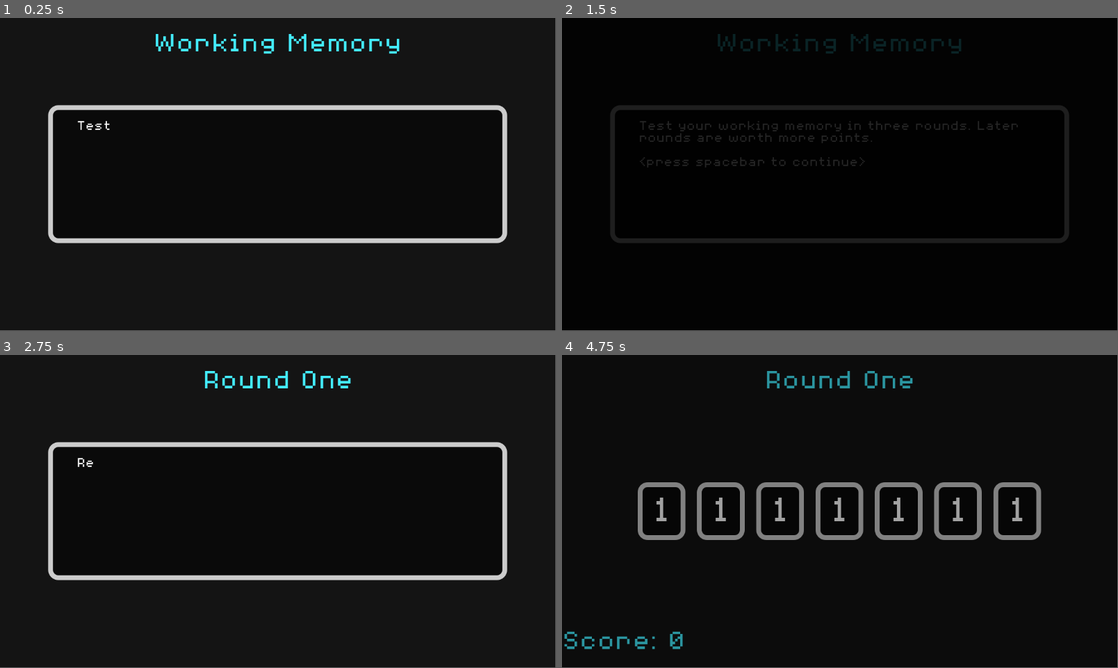
Above: before the commit, frames 1-4 (two rows, left to right).
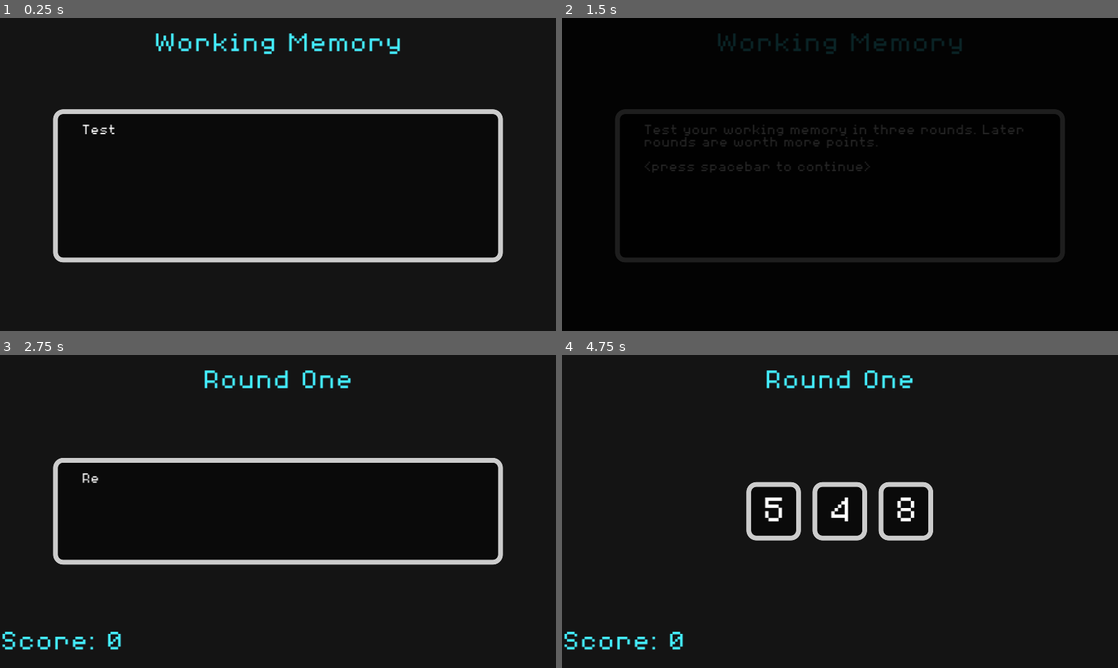
Above: after the commit, the same moments.

Repository: bblodget/WorkingMemory
Game: Godot game, scene res://Main.tscn
Same seed, same stepped clock (60 frames per second), same inputs: the game is played once before the commit and once after it.
Inputs:
- Up to frame 1 (0.25 s): no input
- Up to frame 2 (1.5 s): tap Enter (ui_accept) at 0.5, 0.6, 0.77, 1.07, 1.35 s
- Up to frame 3 (2.75 s): tap Enter (ui_accept) at 1.52, 1.82, 2.1 s
- Up to frame 4 (4.75 s): tap Enter (ui_accept) at 2.85, 3.02, 3.32, 3.6, 3.77, 4.07, 4.35, 4.52 s
In our replay, the window is 799x449 before the commit and 800x450 after it. These sizes can differ from the game's own. Grey fills any space a smaller window leaves; there, only what the larger window draws over its background counts as a difference.

The runs differ from the first frame. In frame 1, 7.4% of the frame differs, in the area x 8-92%, y 4-79%; in frame 2, 6.4%; in frame 3, 7.7%, in the area x 0-92%, y 4-95%; in frame 4, 6.2%.

Commit message:
Fixed textbox formating

Diff:
--- a/GameScene.gd
+++ b/GameScene.gd
@@ -1,6 +1,9 @@
 extends "res://BasicScene.gd"
 
+@onready var instruction_container : MarginContainer = $CanvasLayer/MarginContainer/Rows/MarginContainer
+@onready var instructions : MarginContainer = $CanvasLayer/MarginContainer/Rows/MarginContainer/Textbox2
 
+@onready var numbers : HBoxContainer = $CanvasLayer/MarginContainer/Rows/Numbers
 @onready var digit0 : MarginContainer = $CanvasLayer/MarginContainer/Rows/Numbers/Digit0
 @onready var digit1 : MarginContainer = $CanvasLayer/MarginContainer/Rows/Numbers/Digit1
 @onready var digit2 : MarginContainer = $CanvasLayer/MarginContainer/Rows/Numbers/Digit2
@@ -9,24 +12,36 @@
 @onready var digit5 : MarginContainer = $CanvasLayer/MarginContainer/Rows/Numbers/Digit5
 @onready var digit6 : MarginContainer = $CanvasLayer/MarginContainer/Rows/Numbers/Digit6
 
+@onready var digit_label0 : Label = $CanvasLayer/MarginContainer/Rows/Numbers/Digit0/MarginContainer/HBoxContainer/Value
+@onready var digit_label1 : Label = $CanvasLayer/MarginContainer/Rows/Numbers/Digit1/MarginContainer/HBoxContainer/Value
+@onready var digit_label2 : Label = $CanvasLayer/MarginContainer/Rows/Numbers/Digit2/MarginContainer/HBoxContainer/Value
+@onready var digit_label3 : Label = $CanvasLayer/MarginContainer/Rows/Numbers/Digit3/MarginContainer/HBoxContainer/Value
+@onready var digit_label4 : Label = $CanvasLayer/MarginContainer/Rows/Numbers/Digit4/MarginContainer/HBoxContainer/Value
+@onready var digit_label5 : Label = $CanvasLayer/MarginContainer/Rows/Numbers/Digit5/MarginContainer/HBoxContainer/Value
+@onready var digit_label6 : Label = $CanvasLayer/MarginContainer/Rows/Numbers/Digit6/MarginContainer/HBoxContainer/Value
 
-var digit : Array = [
-	digit0, digit1, digit2, digit3,
-	digit4, digit5, digit6
-]
+
+var digit : Array = []
+var digit_label : Array = []
+var digit_value : Array = [0, 0, 0, 0, 0, 0, 0]
 
 var score : int = 0
 var num_digits : int = 3
 
+var enable : bool = false
+
+const MAX_DIGITS = 7
+
 enum State {
+	INSTRUCTIONS,
+	WAIT,
 	SELECT,
-	SHOW,
 	HIDE,
 	INPUT,
 	FINISHED
 }
 
-var current_state : State = State.SELECT
+var current_state : State = State.INSTRUCTIONS
 
 enum Round {
 	NORMAL,
@@ -36,9 +51,31 @@
 
 var current_round : Round = Round.NORMAL
 
+var tween : Tween
+
 # Called when the node enters the scene tree for the first time.
 func _ready():
-	pass
+	randomize()  # Seed the random number generator
+
+	instructions.textbox_close.connect(_on_textbox_close)
+
+	digit.append(digit0)
+	digit.append(digit1)
+	digit.append(digit2)
+	digit.append(digit3)
+	digit.append(digit4)
+	digit.append(digit5)
+	digit.append(digit6)
+
+	digit_label.append(digit_label0)
+	digit_label.append(digit_label1)
+	digit_label.append(digit_label2)
+	digit_label.append(digit_label3)
+	digit_label.append(digit_label4)
+	digit_label.append(digit_label5)
+	digit_label.append(digit_label6)
+
+	#start_scene()
 
 
 #func _on_begin_button_pressed():
@@ -55,4 +92,82 @@
 
 
 func start_scene():
-	pass
+	current_state = State.INSTRUCTIONS
+	current_round = Round.NORMAL
+	enable = true
+
+
+func _process(delta):
+	match current_state:
+		State.INSTRUCTIONS:
+			if enable:
+				_show_instructions()
+		State.WAIT:
+			pass
+		State.SELECT:
+			_select_number()
+		State.HIDE:
+			pass
+
+func _show_instructions():
+	match current_round:
+		Round.NORMAL:
+			instructions.queue_text(
+		"Remember the digits in the boxes as they fade away. " +
+		"As each box is highlighted type the number that was in the box. " +
+		"Each digit is worth 10 points. " +
+		"\n\n<press spacebar to continue>")
+
+		Round.PLUS_ONE:
+			instructions.queue_text(
+		"Same as round one, but this time add 1 modulo 10, " +
+		"to each digit.  For example if the digits are 7 8 9, " +
+		"the correct response is 8 9 0. " +
+		"Each digit is worth 20 points. " +
+		"\n\n<press spacebar to continue>")
+
+		Round.PLUS_THREE:
+			instructions.queue_text(
+		"Same as round two, but this time add 3 modulo 10, " +
+		"to each digit.  For example if the digits are 7 8 9, " +
+		"the correct response is 0 1 2. " +
+		"Each digit is worth 30 points. " +
+		"\n\n<press spacebar to continue>")
+
+	instruction_container.visible = true
+	numbers.visible = false
+
+	instructions.visible = true
+	instructions.enable = true
+	current_state = State.WAIT
+
+
+func _on_textbox_close():
+	instructions.visible = false
+	instructions.enable = false
+	current_state = State.SELECT
+
+func _select_number():
+	instruction_container.visible = false
+	numbers.visible = true
+
+	for i in range(MAX_DIGITS):
+		if i < num_digits:
+			digit[i].visible = true
+			digit_value[i] = randi() % 10
+			digit_label[i].text = str(digit_value[i])
+		else:
+			digit[i].visible = false
+
+	# Hide the numbers
+	current_state = State.HIDE
+	#tween = create_tween()
+	#tween.set_trans(Tween.TRANS_LINEAR)
+	#tween.set_ease(Tween.EASE_IN_OUT)
+	#for i in range(num_digits):
+	#	tween.tween_property(digit_label[i], "theme_override_colors/font_color", Color(1,1,1,0), 0.5).from(Color(1,1,1,1))
+	#tween.tween_callback(_on_tween_all_completed)
+
+func _on_tween_all_completed():
+	print("done hidding")
+	current_state = State.FINISHED
--- a/GameScene.tscn
+++ b/GameScene.tscn
@@ -1,7 +1,8 @@
-[gd_scene load_steps=4 format=3 uid="uid://ban7g60nv7b4h"]
+[gd_scene load_steps=5 format=3 uid="uid://ban7g60nv7b4h"]
 
 [ext_resource type="Script" path="res://GameScene.gd" id="1_6qy41"]
 [ext_resource type="Theme" path="res://BaseTheme.tres" id="2_1htor"]
+[ext_resource type="PackedScene" uid="uid://cis3uive57ohu" path="res://Textbox2.tscn" id="3_4kuba"]
 
 [sub_resource type="StyleBoxFlat" id="StyleBoxFlat_sguwi"]
 bg_color = Color(0.0392157, 0.0392157, 0.0392157, 1)
@@ -42,7 +43,21 @@
 size_flags_vertical = 3
 alignment = 1
 
+[node name="MarginContainer" type="MarginContainer" parent="CanvasLayer/MarginContainer/Rows"]
+layout_mode = 2
+size_flags_vertical = 3
+size_flags_stretch_ratio = 2.0
+theme_override_constants/margin_left = 100
+theme_override_constants/margin_right = 100
+
+[node name="Textbox2" parent="CanvasLayer/MarginContainer/Rows/MarginContainer" instance=ExtResource("3_4kuba")]
+layout_mode = 2
+size_flags_horizontal = 3
+size_flags_vertical = 3
+size_flags_stretch_ratio = 3.0
+
 [node name="Numbers" type="HBoxContainer" parent="CanvasLayer/MarginContainer/Rows"]
+visible = false
 layout_mode = 2
 alignment = 1
 
@@ -77,6 +92,7 @@
 layout_mode = 2
 size_flags_vertical = 0
 theme = ExtResource("2_1htor")
+theme_override_colors/font_color = Color(1, 1, 1, 1)
 theme_override_font_sizes/font_size = 80
 text = "1"
 
--- a/IntroScene.gd
+++ b/IntroScene.gd
@@ -1,8 +1,6 @@
 extends "res://BasicScene.gd"
 
-@onready var textbox = $Textbox
-@onready var begin_button : Button = $CanvasLayer/MarginContainer/BackRow/BeginButton
-
+@onready var textbox = $CanvasLayer/MarginContainer/BackstoryRow/MarginContainer/Textbox2
 
 # Called when the node enters the scene tree for the first time.
 func _ready():
@@ -17,7 +15,7 @@
 
 
 func _on_textbox_close():
-	emit_signal("scene_change", "res://RoundOneScene.tscn")
+	emit_signal("scene_change", "res://GameScene.tscn")
 
 func show_scene():
 	$CanvasLayer.visible = true
--- a/IntroScene.tscn
+++ b/IntroScene.tscn
@@ -2,7 +2,7 @@
 
 [ext_resource type="Script" path="res://IntroScene.gd" id="1_megfh"]
 [ext_resource type="Theme" path="res://BaseTheme.tres" id="2_1htor"]
-[ext_resource type="PackedScene" uid="uid://76v27umovvwy" path="res://Textbox.tscn" id="3_lkw3e"]
+[ext_resource type="PackedScene" uid="uid://cis3uive57ohu" path="res://Textbox2.tscn" id="3_83dst"]
 
 [node name="IntroScene" type="Node"]
 script = ExtResource("1_megfh")
@@ -26,4 +26,14 @@
 text = "Working Memory"
 horizontal_alignment = 1
 
-[node name="Textbox" parent="." instance=ExtResource("3_lkw3e")]
+[node name="MarginContainer" type="MarginContainer" parent="CanvasLayer/MarginContainer/BackstoryRow"]
+layout_mode = 2
+size_flags_vertical = 3
+theme_override_constants/margin_left = 100
+theme_override_constants/margin_top = 100
+theme_override_constants/margin_right = 100
+theme_override_constants/margin_bottom = 100
+
+[node name="Textbox2" parent="CanvasLayer/MarginContainer/BackstoryRow/MarginContainer" instance=ExtResource("3_83dst")]
+layout_mode = 2
+size_flags_vertical = 3
--- /dev/null
+++ b/Textbox2.gd
@@ -0,0 +1,93 @@
+extends MarginContainer
+
+# Reference video
+# https://youtu.be/QEHOiORnXIk?si=XOPLRZxFhMxDn7EW
+
+const CHAR_READ_RATE = 0.05
+
+@onready var textbox_container = $"."
+@onready var start_symbol = $MarginContainer/HBoxContainer/Start
+@onready var end_symbol = $MarginContainer/HBoxContainer/End
+@onready var label = $MarginContainer/HBoxContainer/Label
+
+var tween : Tween
+var enable : bool = false
+
+signal textbox_close
+
+
+enum State {
+	READY,
+	READING,
+	FINISHED
+}
+
+var current_state = State.READY
+var text_queue : Array = []
+
+
+# Called when the node enters the scene tree for the first time.
+func _ready():
+	print("Starting state: State.READY")
+	hide_textbox()
+
+func _process(delta):
+	match current_state:
+		State.READY:
+			if !text_queue.is_empty() and enable:
+				display_text()
+		State.READING:
+			if Input.is_action_just_pressed("ui_accept"):
+				label.visible_ratio = 1.0
+				tween.stop()
+				# end_symbol.text = "v"
+				change_state(State.FINISHED)
+
+		State.FINISHED:
+			# enter is ui_accept
+			if Input.is_action_just_pressed("ui_accept"):
+				if !text_queue.is_empty():
+					change_state(State.READY)
+					hide_textbox()
+				else:
+					textbox_close.emit()
+
+func queue_text(next_text):
+	text_queue.push_back(next_text)
+
+func hide_textbox():
+	start_symbol.text = ""
+	end_symbol.text = ""
+	label.text = ""
+	# textbox_container.hide()
+
+func show_textbox():
+	# start_symbol.text = "*"
+	textbox_container.show()
+
+func display_text():
+	var next_text = text_queue.pop_front()
+	label.text = next_text
+	label.visible_ratio = 0.0
+	change_state(State.READING)
+	show_textbox()
+	tween = create_tween()
+	tween.set_trans(Tween.TRANS_LINEAR)
+	tween.set_ease(Tween.EASE_IN_OUT)
+	tween.tween_property(label, "visible_ratio", 1.0, len(next_text) * CHAR_READ_RATE ).from(0.0)
+	tween.tween_callback(_on_tween_all_completed)
+
+func _on_tween_all_completed():
+	# end_symbol.text = "v"
+	change_state(State.FINISHED)
+
+
+func change_state(next_state):
+	current_state = next_state
+	match current_state:
+		State.READY:
+			print("Changing state to: State.READY")
+		State.READING:
+			print("Changing state to: State.READING")
+		State.FINISHED:
+			print("Changing state to: State.FINISHED")
--- /dev/null
+++ b/Textbox2.tscn
@@ -0,0 +1,73 @@
+[gd_scene load_steps=4 format=3 uid="uid://cis3uive57ohu"]
+
+[ext_resource type="Script" path="res://Textbox2.gd" id="1_iytml"]
+[ext_resource type="Theme" path="res://BaseTheme.tres" id="1_qkdsj"]
+
+[sub_resource type="StyleBoxFlat" id="StyleBoxFlat_4eefa"]
+bg_color = Color(0.0392157, 0.0392157, 0.0392157, 1)
+border_width_left = 10
+border_width_top = 10
+border_width_right = 10
+border_width_bottom = 10
+corner_radius_top_left = 20
+corner_radius_top_right = 20
+corner_radius_bottom_right = 20
+corner_radius_bottom_left = 20
+corner_detail = 10
+
+[node name="Textbox2" type="MarginContainer"]
+anchors_preset = 12
+anchor_top = 1.0
+anchor_right = 1.0
+anchor_bottom = 1.0
+offset_top = -567.0
+offset_bottom = -81.0
+grow_horizontal = 2
+grow_vertical = 0
+size_flags_vertical = 8
+theme_override_constants/margin_left = 10
+theme_override_constants/margin_top = 10
+theme_override_constants/margin_right = 10
+theme_override_constants/margin_bottom = 10
+script = ExtResource("1_iytml")
+
+[node name="Panel" type="Panel" parent="."]
+layout_mode = 2
+theme_override_styles/panel = SubResource("StyleBoxFlat_4eefa")
+
+[node name="MarginContainer" type="MarginContainer" parent="."]
+layout_mode = 2
+theme_override_constants/margin_left = 32
+theme_override_constants/margin_top = 32
+theme_override_constants/margin_right = 32
+theme_override_constants/margin_bottom = 32
+
+[node name="Panel" type="Panel" parent="MarginContainer"]
+visible = false
+layout_mode = 2
+
+[node name="HBoxContainer" type="HBoxContainer" parent="MarginContainer"]
+layout_mode = 2
+
+[node name="Start" type="Label" parent="MarginContainer/HBoxContainer"]
+custom_minimum_size = Vector2(23, 0)
+layout_mode = 2
+size_flags_vertical = 0
+theme = ExtResource("1_qkdsj")
+text = "*"
+
+[node name="Label" type="Label" parent="MarginContainer/HBoxContainer"]
+layout_mode = 2
+size_flags_horizontal = 3
+size_flags_vertical = 1
+theme = ExtResource("1_qkdsj")
+text = "This is placeholder text.  How do you like this?  This is even more.  Yep this seems to work ok."
+autowrap_mode = 2
+clip_text = true
+
+[node name="End" type="Label" parent="MarginContainer/HBoxContainer"]
+custom_minimum_size = Vector2(23, 0)
+layout_mode = 2
+size_flags_vertical = 8
+theme = ExtResource("1_qkdsj")
+text = "v"
--- a/project.godot
+++ b/project.godot
@@ -15,6 +15,12 @@
 config/features=PackedStringArray("4.1", "GL Compatibility")
 config/icon="res://icon.svg"
 
+[display]
+
+window/size/window_width_override=1920
+window/size/window_height_override=1080
+window/stretch/mode="canvas_items"
+
 [rendering]
 
 renderer/rendering_method="gl_compatibility"
Not shown, added: export_presets.cfg
